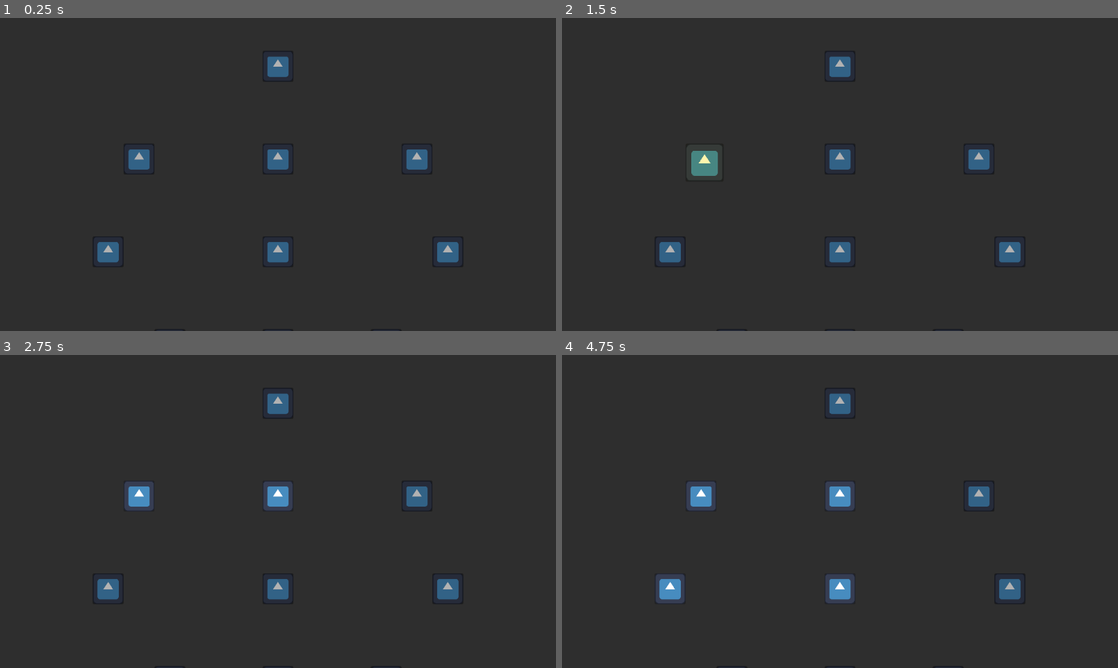
Above: before the commit, frames 1-4 (two rows, left to right).
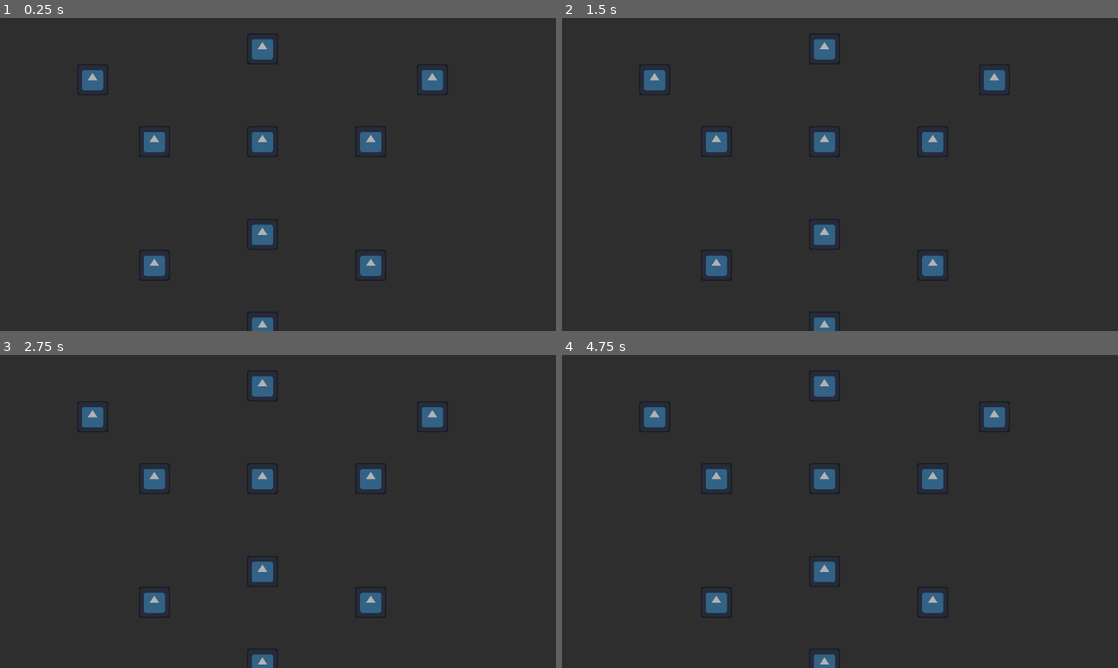
Above: after the commit, the same moments.

Repository: scumpiest/juniper-jam
Game: Godot game, scene res://scenes/UI/skilltree.tscn
Two runs of this game, one before a commit and one after it. Both use one fixed random seed, a clock stepped at 60 frames per second and the inputs below. This scene is started directly instead of the project's main scene. The engine's default icon, where the game draws it, is replaced by a stand-in: a white triangle on a blue panel in a dark square.
Inputs (mouse positions are in pixels of both pictures, inside the frame that each line leads up to):
- Up to frame 1 (0.25 s): no input
- Up to frame 2 (1.5 s): tap Enter at 0.5 s; drag from (840, 64) to (895, 105) at 0.52 s; tap Space (harvest) at 1.25 s; drag from (701, 158) to (812, 237) at 1.27 s
- Up to frame 3 (2.75 s): tap Enter at 2 s; move the mouse to (278, 495) at 2.02 s; hold D (move_right) from 2.03 s (still down); hold 1 (slot_1) from 2.03 s (still down); click (278, 495) at 2.17 s
- Up to frame 4 (4.75 s): release D (move_right) at 2.75 s; release 1 (slot_1) at 2.75 s; tap Space (harvest) at 2.75, 4.25 s; drag from (979, 495) to (673, 464) at 2.77 s; tap Enter at 3.5 s; drag from (840, 589) to (867, 511) at 3.52 s; drag from (667, 589) to (756, 433) at 4.27 s

The runs differ from the first frame. In frame 1, 4.1% of the frame differs, in the area x 14-83%, y 6-100%; in frame 2, 4.3%; in frame 3, 4.5%; in frame 4, 5.0%.

Commit message:
feat: skilltree ui

Diff:
--- /dev/null
+++ b/scenes/UI/crafting_ui.tscn
@@ -0,0 +1,19 @@
+[gd_scene format=3 uid="uid://c1kf3svxeb3oi"]
+
+[ext_resource type="PackedScene" uid="uid://1odqdfu3o1wd" path="res://scenes/slot.tscn" id="1_ql782"]
+
+[node name="CraftingUI" type="Panel" unique_id=1917125444]
+anchors_preset = 15
+anchor_right = 1.0
+anchor_bottom = 1.0
+offset_right = -512.0
+offset_bottom = -168.0
+grow_horizontal = 2
+grow_vertical = 2
+
+[node name="Slot" parent="." unique_id=1171020822 instance=ExtResource("1_ql782")]
+layout_mode = 1
+offset_left = 96.0
+offset_top = 96.0
+offset_right = -480.0
+offset_bottom = -320.0
--- a/scenes/UI/skilltree.tscn
+++ b/scenes/UI/skilltree.tscn
@@ -1,6 +1,7 @@
 [gd_scene format=3 uid="uid://b5v30qii1i8w3"]
 
 [ext_resource type="PackedScene" uid="uid://3b1mocgiiua1" path="res://scenes/UI/upgrade_node.tscn" id="1_jeeb3"]
+[ext_resource type="Script" uid="uid://c4k8m2n7p1qwr" path="res://scenes/UI/tree_canvas.gd" id="2_tree_canvas"]
 
 [node name="Skilltree" type="Panel" unique_id=694997367]
 anchors_preset = 15
@@ -17,171 +18,352 @@
 anchor_bottom = 1.0
 grow_horizontal = 2
 grow_vertical = 2
-theme_override_constants/margin_left = 20
-theme_override_constants/margin_top = 20
-theme_override_constants/margin_right = 20
-theme_override_constants/margin_bottom = 20
-
-[node name="TreeCanvas" type="Control" parent="MarginContainer" unique_id=1982736451]
-custom_minimum_size = Vector2(800, 600)
+theme_override_constants/margin_left = 16
+theme_override_constants/margin_top = 16
+theme_override_constants/margin_right = 16
+theme_override_constants/margin_bottom = 16
+
+[node name="ClipContainer" type="Control" parent="MarginContainer" unique_id=912384756]
+clip_contents = true
 layout_mode = 2
-
-[node name="Hold" parent="MarginContainer/TreeCanvas" unique_id=702462050 instance=ExtResource("1_jeeb3")]
-modulate = Color(0.7, 0.7, 0.7, 1)
-layout_mode = 0
-anchors_preset = 0
-anchor_right = 0.0
-anchor_bottom = 0.0
-offset_left = 540.0
-offset_top = 28.0
-offset_right = 604.0
-offset_bottom = 92.0
-grow_horizontal = 1
-grow_vertical = 1
-
-[node name="Seed1" parent="MarginContainer/TreeCanvas" unique_id=1544268831 instance=ExtResource("1_jeeb3")]
-modulate = Color(0.7, 0.7, 0.7, 1)
-layout_mode = 0
-anchors_preset = 0
-anchor_right = 0.0
-anchor_bottom = 0.0
-offset_left = 396.0
-offset_top = 124.0
-offset_right = 460.0
-offset_bottom = 188.0
-grow_horizontal = 1
-grow_vertical = 1
-
-[node name="WaterHold1" parent="MarginContainer/TreeCanvas" unique_id=1289047732 instance=ExtResource("1_jeeb3")]
-modulate = Color(0.7, 0.7, 0.7, 1)
-layout_mode = 0
-anchors_preset = 0
-anchor_right = 0.0
-anchor_bottom = 0.0
-offset_left = 540.0
-offset_top = 124.0
-offset_right = 604.0
-offset_bottom = 188.0
-grow_horizontal = 1
-grow_vertical = 1
-
-[node name="Product1" parent="MarginContainer/TreeCanvas" unique_id=1619036260 instance=ExtResource("1_jeeb3")]
-modulate = Color(0.7, 0.7, 0.7, 1)
-layout_mode = 0
-anchors_preset = 0
-anchor_right = 0.0
-anchor_bottom = 0.0
-offset_left = 684.0
-offset_top = 124.0
-offset_right = 748.0
-offset_bottom = 188.0
-grow_horizontal = 1
-grow_vertical = 1
-
-[node name="Crafting" parent="MarginContainer/TreeCanvas" unique_id=1796093287 instance=ExtResource("1_jeeb3")]
-modulate = Color(0.7, 0.7, 0.7, 1)
-layout_mode = 0
-anchors_preset = 0
-anchor_right = 0.0
-anchor_bottom = 0.0
-offset_left = 540.0
-offset_top = 220.0
-offset_right = 604.0
-offset_bottom = 284.0
-grow_horizontal = 1
-grow_vertical = 1
-
-[node name="Radius" parent="MarginContainer/TreeCanvas" unique_id=1392058843 instance=ExtResource("1_jeeb3")]
-modulate = Color(0.7, 0.7, 0.7, 1)
-layout_mode = 0
-anchors_preset = 0
-anchor_right = 0.0
-anchor_bottom = 0.0
-offset_left = 540.0
-offset_top = 316.0
-offset_right = 604.0
-offset_bottom = 380.0
-grow_horizontal = 1
-grow_vertical = 1
-
-[node name="Seed2" parent="MarginContainer/TreeCanvas" unique_id=1297630236 instance=ExtResource("1_jeeb3")]
-modulate = Color(0.7, 0.7, 0.7, 1)
-layout_mode = 0
-anchors_preset = 0
-anchor_right = 0.0
-anchor_bottom = 0.0
-offset_left = 364.0
-offset_top = 220.0
-offset_right = 428.0
-offset_bottom = 284.0
-grow_horizontal = 1
-grow_vertical = 1
-
-[node name="Product2" parent="MarginContainer/TreeCanvas" unique_id=695918069 instance=ExtResource("1_jeeb3")]
-modulate = Color(0.7, 0.7, 0.7, 1)
-layout_mode = 0
-anchors_preset = 0
-anchor_right = 0.0
-anchor_bottom = 0.0
-offset_left = 716.0
-offset_top = 220.0
-offset_right = 780.0
-offset_bottom = 284.0
-grow_horizontal = 1
-grow_vertical = 1
-
-[node name="Speed" parent="MarginContainer/TreeCanvas" unique_id=1493069954 instance=ExtResource("1_jeeb3")]
-modulate = Color(0.7, 0.7, 0.7, 1)
-layout_mode = 0
-anchors_preset = 0
-anchor_right = 0.0
-anchor_bottom = 0.0
-offset_left = 428.0
-offset_top = 316.0
-offset_right = 492.0
-offset_bottom = 380.0
-grow_horizontal = 1
-grow_vertical = 1
-
-[node name="Duration" parent="MarginContainer/TreeCanvas" unique_id=1594071065 instance=ExtResource("1_jeeb3")]
-modulate = Color(0.7, 0.7, 0.7, 1)
-layout_mode = 0
-anchors_preset = 0
-anchor_right = 0.0
-anchor_bottom = 0.0
-offset_left = 652.0
-offset_top = 316.0
-offset_right = 716.0
-offset_bottom = 380.0
-grow_horizontal = 1
-grow_vertical = 1
-
-[node name="Breeding" parent="MarginContainer/TreeCanvas" unique_id=1897104398 instance=ExtResource("1_jeeb3")]
-modulate = Color(0.7, 0.7, 0.7, 1)
-layout_mode = 0
-anchors_preset = 0
-anchor_right = 0.0
-anchor_bottom = 0.0
-offset_left = 540.0
-offset_top = 412.0
-offset_right = 604.0
-offset_bottom = 476.0
-grow_horizontal = 1
-grow_vertical = 1
-
-[node name="Down2R" parent="MarginContainer/TreeCanvas" unique_id=1998115509 instance=ExtResource("1_jeeb3")]
-modulate = Color(0.7, 0.7, 0.7, 1)
-layout_mode = 0
-anchors_preset = 0
-anchor_right = 0.0
-anchor_bottom = 0.0
-offset_left = 626.0
-offset_top = 456.0
-offset_right = 690.0
-offset_bottom = 520.0
-grow_horizontal = 1
-grow_vertical = 1
-
-[node name="Camera2D" type="Camera2D" parent="." unique_id=181083924]
-position = Vector2(576, 176)
-zoom = Vector2(2, 2)
+size_flags_horizontal = 3
+size_flags_vertical = 3
+
+[node name="TreeCanvas" type="Control" parent="MarginContainer/ClipContainer" unique_id=1982736451]
+custom_minimum_size = Vector2(1152, 1152)
+anchors_preset = 0
+offset_right = 1152.0
+offset_bottom = 648.0
+script = ExtResource("2_tree_canvas")
+
+[node name="SkillNodes" type="Control" parent="MarginContainer/ClipContainer/TreeCanvas" unique_id=58387261]
+anchors_preset = 0
+offset_left = 16.0
+offset_top = 80.0
+offset_right = 56.0
+offset_bottom = 120.0
+
+[node name="Hold" parent="MarginContainer/ClipContainer/TreeCanvas/SkillNodes" unique_id=702462050 instance=ExtResource("1_jeeb3")]
+modulate = Color(0.7, 0.7, 0.7, 1)
+layout_mode = 0
+anchors_preset = 0
+anchor_right = 0.0
+anchor_bottom = 0.0
+offset_left = 528.0
+offset_top = 32.0
+offset_right = 592.0
+offset_bottom = 96.0
+grow_horizontal = 1
+grow_vertical = 1
+
+[node name="Seed1" parent="MarginContainer/ClipContainer/TreeCanvas/SkillNodes" unique_id=1544268831 instance=ExtResource("1_jeeb3")]
+modulate = Color(0.7, 0.7, 0.7, 1)
+layout_mode = 0
+anchors_preset = 0
+anchor_right = 0.0
+anchor_bottom = 0.0
+offset_left = 384.0
+offset_top = 128.0
+offset_right = 448.0
+offset_bottom = 192.0
+grow_horizontal = 1
+grow_vertical = 1
+
+[node name="WaterHold1" parent="MarginContainer/ClipContainer/TreeCanvas/SkillNodes" unique_id=1289047732 instance=ExtResource("1_jeeb3")]
+modulate = Color(0.7, 0.7, 0.7, 1)
+layout_mode = 0
+anchors_preset = 0
+anchor_right = 0.0
+anchor_bottom = 0.0
+offset_left = 528.0
+offset_top = 128.0
+offset_right = 592.0
+offset_bottom = 192.0
+grow_horizontal = 1
+grow_vertical = 1
+
+[node name="Product1" parent="MarginContainer/ClipContainer/TreeCanvas/SkillNodes" unique_id=1619036260 instance=ExtResource("1_jeeb3")]
+modulate = Color(0.7, 0.7, 0.7, 1)
+layout_mode = 0
+anchors_preset = 0
+anchor_right = 0.0
+anchor_bottom = 0.0
+offset_left = 672.0
+offset_top = 128.0
+offset_right = 736.0
+offset_bottom = 192.0
+grow_horizontal = 1
+grow_vertical = 1
+
+[node name="Crafting1" parent="MarginContainer/ClipContainer/TreeCanvas/SkillNodes" unique_id=1796093287 instance=ExtResource("1_jeeb3")]
+modulate = Color(0.7, 0.7, 0.7, 1)
+layout_mode = 0
+anchors_preset = 0
+anchor_right = 0.0
+anchor_bottom = 0.0
+offset_left = 528.0
+offset_top = 224.0
+offset_right = 592.0
+offset_bottom = 288.0
+grow_horizontal = 1
+grow_vertical = 1
+
+[node name="Seed2" parent="MarginContainer/ClipContainer/TreeCanvas/SkillNodes" unique_id=1297630236 instance=ExtResource("1_jeeb3")]
+modulate = Color(0.7, 0.7, 0.7, 1)
+layout_mode = 0
+anchors_preset = 0
+anchor_right = 0.0
+anchor_bottom = 0.0
+offset_left = 352.0
+offset_top = 256.0
+offset_right = 416.0
+offset_bottom = 320.0
+grow_horizontal = 1
+grow_vertical = 1
+
+[node name="Product2" parent="MarginContainer/ClipContainer/TreeCanvas/SkillNodes" unique_id=695918069 instance=ExtResource("1_jeeb3")]
+modulate = Color(0.7, 0.7, 0.7, 1)
+layout_mode = 0
+anchors_preset = 0
+anchor_right = 0.0
+anchor_bottom = 0.0
+offset_left = 704.0
+offset_top = 256.0
+offset_right = 768.0
+offset_bottom = 320.0
+grow_horizontal = 1
+grow_vertical = 1
+
+[node name="SpinSpeed1" parent="MarginContainer/ClipContainer/TreeCanvas/SkillNodes" unique_id=1493069954 instance=ExtResource("1_jeeb3")]
+modulate = Color(0.7, 0.7, 0.7, 1)
+layout_mode = 0
+anchors_preset = 0
+anchor_right = 0.0
+anchor_bottom = 0.0
+offset_left = 416.0
+offset_top = 320.0
+offset_right = 480.0
+offset_bottom = 384.0
+grow_horizontal = 1
+grow_vertical = 1
+
+[node name="Radius1" parent="MarginContainer/ClipContainer/TreeCanvas/SkillNodes" unique_id=1392058843 instance=ExtResource("1_jeeb3")]
+modulate = Color(0.7, 0.7, 0.7, 1)
+layout_mode = 0
+anchors_preset = 0
+anchor_right = 0.0
+anchor_bottom = 0.0
+offset_left = 528.0
+offset_top = 320.0
+offset_right = 592.0
+offset_bottom = 384.0
+grow_horizontal = 1
+grow_vertical = 1
+
+[node name="SpinDuration1" parent="MarginContainer/ClipContainer/TreeCanvas/SkillNodes" unique_id=1594071065 instance=ExtResource("1_jeeb3")]
+modulate = Color(0.7, 0.7, 0.7, 1)
+layout_mode = 0
+anchors_preset = 0
+anchor_right = 0.0
+anchor_bottom = 0.0
+offset_left = 640.0
+offset_top = 320.0
+offset_right = 704.0
+offset_bottom = 384.0
+grow_horizontal = 1
+grow_vertical = 1
+
+[node name="WaterHold2" parent="MarginContainer/ClipContainer/TreeCanvas/SkillNodes" unique_id=1897104398 instance=ExtResource("1_jeeb3")]
+modulate = Color(0.7, 0.7, 0.7, 1)
+layout_mode = 0
+anchors_preset = 0
+anchor_right = 0.0
+anchor_bottom = 0.0
+offset_left = 528.0
+offset_top = 416.0
+offset_right = 592.0
+offset_bottom = 480.0
+grow_horizontal = 1
+grow_vertical = 1
+
+[node name="SpinRecharge1" parent="MarginContainer/ClipContainer/TreeCanvas/SkillNodes" unique_id=1998115509 instance=ExtResource("1_jeeb3")]
+modulate = Color(0.7, 0.7, 0.7, 1)
+layout_mode = 0
+anchors_preset = 0
+anchor_right = 0.0
+anchor_bottom = 0.0
+offset_left = 640.0
+offset_top = 448.0
+offset_right = 704.0
+offset_bottom = 512.0
+grow_horizontal = 1
+grow_vertical = 1
+
+[node name="MovSpeed1" parent="MarginContainer/ClipContainer/TreeCanvas/SkillNodes" unique_id=1949281106 instance=ExtResource("1_jeeb3")]
+modulate = Color(0.7, 0.7, 0.7, 1)
+layout_mode = 0
+anchors_preset = 0
+anchor_right = 0.0
+anchor_bottom = 0.0
+offset_left = 416.0
+offset_top = 448.0
+offset_right = 480.0
+offset_bottom = 512.0
+grow_horizontal = 1
+grow_vertical = 1
+
+[node name="Magnet1" parent="MarginContainer/ClipContainer/TreeCanvas/SkillNodes" unique_id=1722084100 instance=ExtResource("1_jeeb3")]
+modulate = Color(0.7, 0.7, 0.7, 1)
+layout_mode = 0
+anchors_preset = 0
+anchor_right = 0.0
+anchor_bottom = 0.0
+offset_left = 528.0
+offset_top = 512.0
+offset_right = 592.0
+offset_bottom = 576.0
+grow_horizontal = 1
+grow_vertical = 1
+
+[node name="Breeding1" parent="MarginContainer/ClipContainer/TreeCanvas/SkillNodes" unique_id=422137281 instance=ExtResource("1_jeeb3")]
+modulate = Color(0.7, 0.7, 0.7, 1)
+layout_mode = 0
+anchors_preset = 0
+anchor_right = 0.0
+anchor_bottom = 0.0
+offset_left = 528.0
+offset_top = 608.0
+offset_right = 592.0
+offset_bottom = 672.0
+grow_horizontal = 1
+grow_vertical = 1
+
+[node name="SpinSpeed2" parent="MarginContainer/ClipContainer/TreeCanvas/SkillNodes" unique_id=730734119 instance=ExtResource("1_jeeb3")]
+modulate = Color(0.7, 0.7, 0.7, 1)
+layout_mode = 0
+anchors_preset = 0
+anchor_right = 0.0
+anchor_bottom = 0.0
+offset_left = 288.0
+offset_top = 672.0
+offset_right = 352.0
+offset_bottom = 736.0
+grow_horizontal = 1
+grow_vertical = 1
+
+[node name="MovSpeed2" parent="MarginContainer/ClipContainer/TreeCanvas/SkillNodes" unique_id=1509533974 instance=ExtResource("1_jeeb3")]
+modulate = Color(0.7, 0.7, 0.7, 1)
+layout_mode = 0
+anchors_preset = 0
+anchor_right = 0.0
+anchor_bottom = 0.0
+offset_left = 384.0
+offset_top = 672.0
+offset_right = 448.0
+offset_bottom = 736.0
+grow_horizontal = 1
+grow_vertical = 1
+
+[node name="Radius2" parent="MarginContainer/ClipContainer/TreeCanvas/SkillNodes" unique_id=447374802 instance=ExtResource("1_jeeb3")]
+modulate = Color(0.7, 0.7, 0.7, 1)
+layout_mode = 0
+anchors_preset = 0
+anchor_right = 0.0
+anchor_bottom = 0.0
+offset_left = 480.0
+offset_top = 672.0
+offset_right = 544.0
+offset_bottom = 736.0
+grow_horizontal = 1
+grow_vertical = 1
+
+[node name="Magnet2" parent="MarginContainer/ClipContainer/TreeCanvas/SkillNodes" unique_id=2097643275 instance=ExtResource("1_jeeb3")]
+modulate = Color(0.7, 0.7, 0.7, 1)
+layout_mode = 0
+anchors_preset = 0
+anchor_right = 0.0
+anchor_bottom = 0.0
+offset_left = 576.0
+offset_top = 672.0
+offset_right = 640.0
+offset_bottom = 736.0
+grow_horizontal = 1
+grow_vertical = 1
+
+[node name="SpinDuration2" parent="MarginContainer/ClipContainer/TreeCanvas/SkillNodes" unique_id=1731881315 instance=ExtResource("1_jeeb3")]
+modulate = Color(0.7, 0.7, 0.7, 1)
+layout_mode = 0
+anchors_preset = 0
+anchor_right = 0.0
+anchor_bottom = 0.0
+offset_left = 672.0
+offset_top = 672.0
+offset_right = 736.0
+offset_bottom = 736.0
+grow_horizontal = 1
+grow_vertical = 1
+
+[node name="SpinRecharge2" parent="MarginContainer/ClipContainer/TreeCanvas/SkillNodes" unique_id=1444881647 instance=ExtResource("1_jeeb3")]
+modulate = Color(0.7, 0.7, 0.7, 1)
+layout_mode = 0
+anchors_preset = 0
+anchor_right = 0.0
+anchor_bottom = 0.0
+offset_left = 768.0
+offset_top = 672.0
+offset_right = 832.0
+offset_bottom = 736.0
+grow_horizontal = 1
+grow_vertical = 1
+
+[node name="Product3" parent="MarginContainer/ClipContainer/TreeCanvas/SkillNodes" unique_id=377300484 instance=ExtResource("1_jeeb3")]
+modulate = Color(0.7, 0.7, 0.7, 1)
+layout_mode = 0
+anchors_preset = 0
+anchor_right = 0.0
+anchor_bottom = 0.0
+offset_left = 336.0
+offset_top = 752.0
+offset_right = 400.0
+offset_bottom = 816.0
+grow_horizontal = 1
+grow_vertical = 1
+
+[node name="WaterHold3" parent="MarginContainer/ClipContainer/TreeCanvas/SkillNodes" unique_id=1574901165 instance=ExtResource("1_jeeb3")]
+modulate = Color(0.7, 0.7, 0.7, 1)
+layout_mode = 0
+anchors_preset = 0
+anchor_right = 0.0
+anchor_bottom = 0.0
+offset_left = 528.0
+offset_top = 752.0
+offset_right = 592.0
+offset_bottom = 816.0
+grow_horizontal = 1
+grow_vertical = 1
+
+[node name="Seed3" parent="MarginContainer/ClipContainer/TreeCanvas/SkillNodes" unique_id=1993908457 instance=ExtResource("1_jeeb3")]
+modulate = Color(0.7, 0.7, 0.7, 1)
+layout_mode = 0
+anchors_preset = 0
+anchor_right = 0.0
+anchor_bottom = 0.0
+offset_left = 720.0
+offset_top = 752.0
+offset_right = 784.0
+offset_bottom = 816.0
+grow_horizontal = 1
+grow_vertical = 1
+
+[node name="Final" parent="MarginContainer/ClipContainer/TreeCanvas/SkillNodes" unique_id=1304529009 instance=ExtResource("1_jeeb3")]
+modulate = Color(0.7, 0.7, 0.7, 1)
+layout_mode = 0
+anchors_preset = 0
+anchor_right = 0.0
+anchor_bottom = 0.0
+offset_left = 384.0
+offset_top = 880.0
+offset_right = 1024.0
+offset_bottom = 944.0
+grow_horizontal = 1
+grow_vertical = 1
--- a/scenes/UI/slot.tscn
+++ /dev/null
@@ -1,19 +0,0 @@
-[gd_scene format=3 uid="uid://cq4bj462hjaae"]
-
-[ext_resource type="Texture2D" uid="uid://bftxmutko7kwi" path="res://icon.svg" id="1_4v6ba"]
-
-[node name="Slot" type="PanelContainer" unique_id=702462050]
-anchors_preset = 15
-anchor_right = 1.0
-anchor_bottom = 1.0
-offset_right = -1024.0
-offset_bottom = -520.0
-grow_horizontal = 2
-grow_vertical = 2
-scale = Vector2(0.5, 0.5)
-
-[node name="TextureRect" type="TextureRect" parent="." unique_id=1932417968]
-custom_minimum_size = Vector2(64, 64)
-layout_mode = 2
-texture = ExtResource("1_4v6ba")
-expand_mode = 1
--- /dev/null
+++ b/scenes/UI/tree_canvas.gd
@@ -0,0 +1,49 @@
+extends Control
+
+@export var min_zoom: float = 0.5
+@export var max_zoom: float = 2.5
+@export var zoom_step: float = 1.1
+@export var initial_zoom: float = 2.0
+
+var _dragging := false
+var _drag_start := Vector2.ZERO
+var _canvas_start := Vector2.ZERO
+
+
+func _ready() -> void:
+	await get_tree().process_frame
+	scale = Vector2.ONE * clampf(initial_zoom, min_zoom, max_zoom)
+	_center_in_view()
+
+
+func _center_in_view() -> void:
+	var viewport := get_parent() as Control
+	if viewport == null:
+		return
+	var content_size := size * scale
+	position = (viewport.size - content_size) / 2.0
+
+
+func _gui_input(event: InputEvent) -> void:
+	if event is InputEventMouseButton:
+		if event.button_index == MOUSE_BUTTON_RIGHT:
+			_dragging = event.pressed
+			if _dragging:
+				_drag_start = get_global_mouse_position()
+				_canvas_start = global_position
+		elif event.pressed:
+			if event.button_index == MOUSE_BUTTON_WHEEL_UP:
+				_zoom_at(event.position, zoom_step)
+			elif event.button_index == MOUSE_BUTTON_WHEEL_DOWN:
+				_zoom_at(event.position, 1.0 / zoom_step)
+	elif event is InputEventMouseMotion and _dragging:
+		global_position = _canvas_start + (get_global_mouse_position() - _drag_start)
+
+
+func _zoom_at(local_mouse: Vector2, factor: float) -> void:
+	var old_scale := scale.x
+	var new_scale := clampf(old_scale * factor, min_zoom, max_zoom)
+	if is_equal_approx(new_scale, old_scale):
+		return
+	position += local_mouse * (old_scale - new_scale)
+	scale = Vector2(new_scale, new_scale)
--- a/scenes/main.tscn
+++ b/scenes/main.tscn
@@ -5,9 +5,8 @@
 [ext_resource type="Script" uid="uid://b1tclv1q0ff3p" path="res://scenes/tile_manager.gd" id="3_tbgi4"]
 [ext_resource type="PackedScene" uid="uid://y3g2jjhgfjvd" path="res://scenes/plant/plant.tscn" id="4_jyhfs"]
 [ext_resource type="PackedScene" uid="uid://b6imc1i5sl1" path="res://scenes/Player/player.tscn" id="5_tbgi4"]
-[ext_resource type="PackedScene" uid="uid://d4nkaow8q86gb" path="res://scenes/Hotbar/UI/hotbar.tscn" id="6_tefeu"]
+[ext_resource type="PackedScene" uid="uid://d4nkaow8q86gb" path="res://scenes/UI/hotbar.tscn" id="6_tefeu"]
 [ext_resource type="PackedScene" uid="uid://c8dropitem001" path="res://scenes/dropped_item/dropped_item.tscn" id="7_o6xl0"]
-[ext_resource type="Script" uid="uid://dv8n3xqpifttr" path="res://scenes/camera_2d.gd" id="8_tipki"]
 
 [sub_resource type="TileSetAtlasSource" id="TileSetAtlasSource_tbgi4"]
 texture = ExtResource("1_sugp2")
@@ -86,6 +85,7 @@
 [node name="Main" type="Node2D" unique_id=1293231205]
 
 [node name="GroundArea" type="TileMapLayer" parent="." unique_id=1710577862]
+position = Vector2(0, 64)
 tile_map_data = PackedByteArray("AAAAAAAAAAAAAA0AAAAAAAEAAAAAAA0AAAAAAAIAAAAAAA0AAAAAAAMAAAAAAA0AAAAAAAQAAAAAAA0AAAAAAA …(7120 unchanged characters)…
 tile_set = SubResource("TileSet_bhunq")
 script = ExtResource("2_jyhfs")
@@ -116,6 +116,10 @@
 Plants cannot grow unless watered for each stage"
 
 [node name="Hotbar" parent="CanvasLayer" unique_id=1529742515 instance=ExtResource("6_tefeu")]
+offset_left = -260.60803
+offset_top = -104.0
+offset_right = 161.39197
+offset_bottom = -40.0
 
 [node name="DroppedItem" parent="." unique_id=1370121672 instance=ExtResource("7_o6xl0")]
 position = Vector2(219, 136)
@@ -128,13 +132,3 @@
 
 [node name="DroppedItem4" parent="." unique_id=1226943668 instance=ExtResource("7_o6xl0")]
 position = Vector2(355, 164)
-
-[node name="Camera2D" type="Camera2D" parent="." unique_id=1403863525 node_paths=PackedStringArray("target")]
-visible = false
-position = Vector2(493, 221)
-limit_left = 0
-limit_top = 0
-limit_right = 960
-limit_bottom = 480
-script = ExtResource("8_tipki")
-target = NodePath("../Player")
Not shown, added: scenes/UI/tree_canvas.gd.uid
